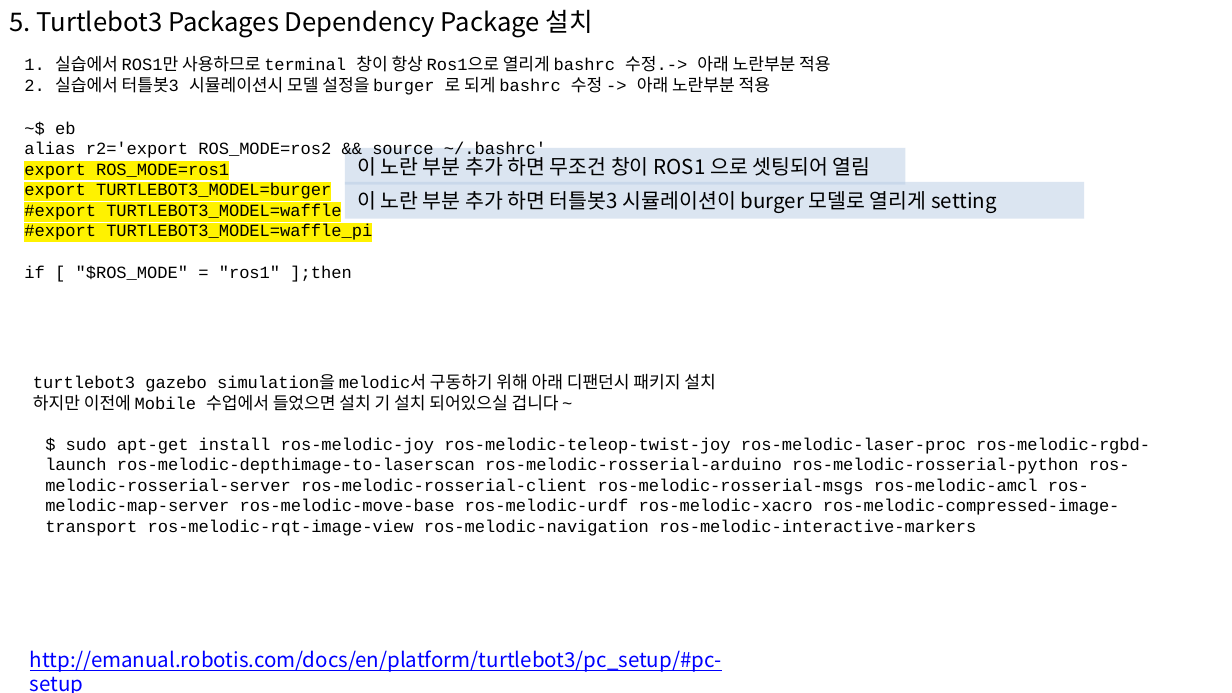
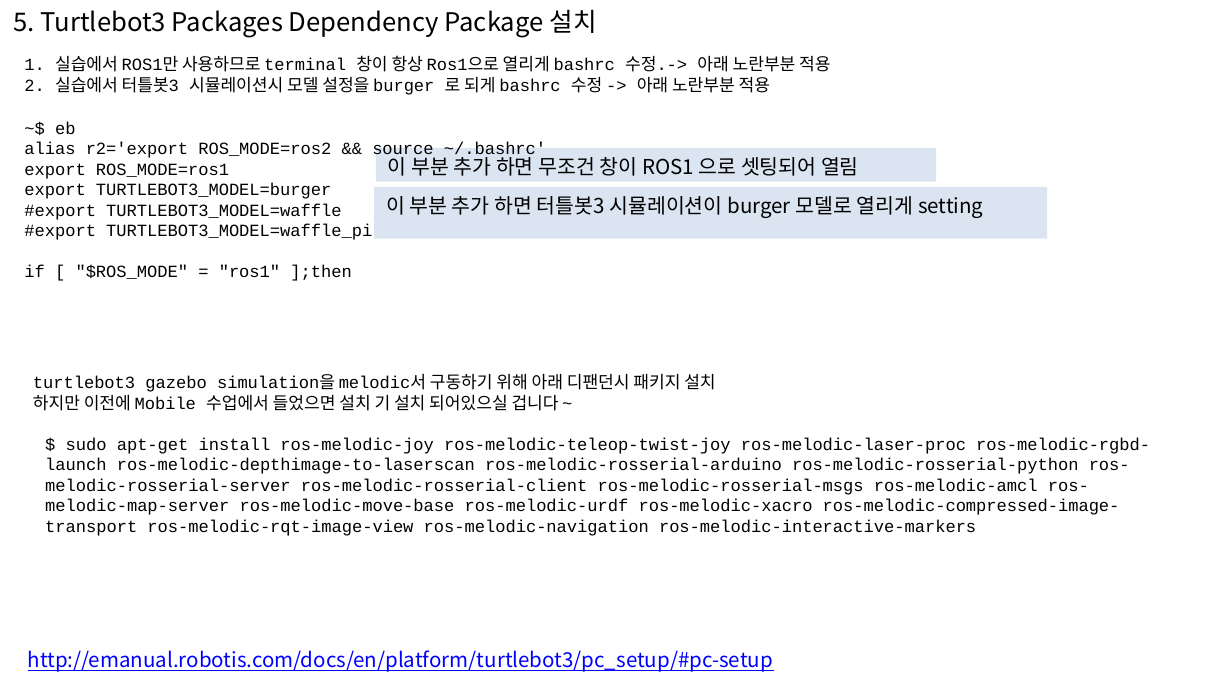
Before and after one commit to jeongam5785/documents, a slide deck: slide 12 of auturbo_2019_spring/auturbo_2019_spring_week5/openai/openai_ros.odp (slide 8 before the commit). Drawn at 1232x693 pixels with LibreOffice and Linux fonts; fonts in the diff are those of the drawing; background and template pictures are left out. Boxes give left, top, right and bottom in pixels: in the first picture for what was removed or moved away, otherwise in the second. Text is boxed around its words. In the diff, an @@ line names an element or a change of style, - is before the commit and + after.

```diff
--- a/auturbo_2019_spring/auturbo_2019_spring_week5/openai/openai_ros.odp
+++ b/auturbo_2019_spring/auturbo_2019_spring_week5/openai/openai_ros.odp
@@ text "5. Turtlebot3 Packages Dependency Package ...": place and size @@
-text "5. Turtlebot3 Packages Dependency Package ..." at box(10, 9, 593, 38)
+text "5. Turtlebot3 Packages Dependency Package ..." at box(14, 9, 597, 38)
@@ rectangle "이 부분 추가 하면 무조건 ...": place and size @@
-rectangle "이 부분 추가 하면 무조건 ..." at box(345, 148, 906, 185)
+rectangle "이 부분 추가 하면 무조건 ..." at box(376, 148, 936, 181)
@@ text at box(24, 163, 372, 240): highlight #FFF200 to none in "export ROS_MODE=ros1", "export TURTLEBOT3_MODEL=burger", "#export TURTLEBOT3_MODEL=waffle", "#export TURTLEBOT3_MODEL=waffle_pi" @@
@@ text in rectangle at box(388, 154, 859, 176): text changed @@
-이 노란 부분 추가 하면 무조건 창이 ROS1 으로 셋팅되어 열림
+이 부분 추가 하면 무조건 창이 ROS1 으로 셋팅되어 열림
@@ rectangle "이 부분 추가 하면 터틀봇3 ...": place and size @@
-rectangle "이 부분 추가 하면 터틀봇3 ..." at box(345, 182, 1084, 219)
+rectangle "이 부분 추가 하면 터틀봇3 ..." at box(375, 187, 1047, 239)
@@ text in rectangle at box(386, 196, 983, 218): text changed @@
-이 노란 부분 추가 하면 터틀봇3 시뮬레이션이 burger 모델로 열리게 setting
+이 부분 추가 하면 터틀봇3 시뮬레이션이 burger 모델로 열리게 setting
@@ text "http://emanual.robotis.com/docs/en/platform/turtlebot3/pc_se ..." rewrapped from box(30, 650, 722, 693) to box(28, 650, 773, 672) @@
```
Also in this commit, not shown: 15 other slides changed, 10 slides added, 2 slides removed, 1 other file.
